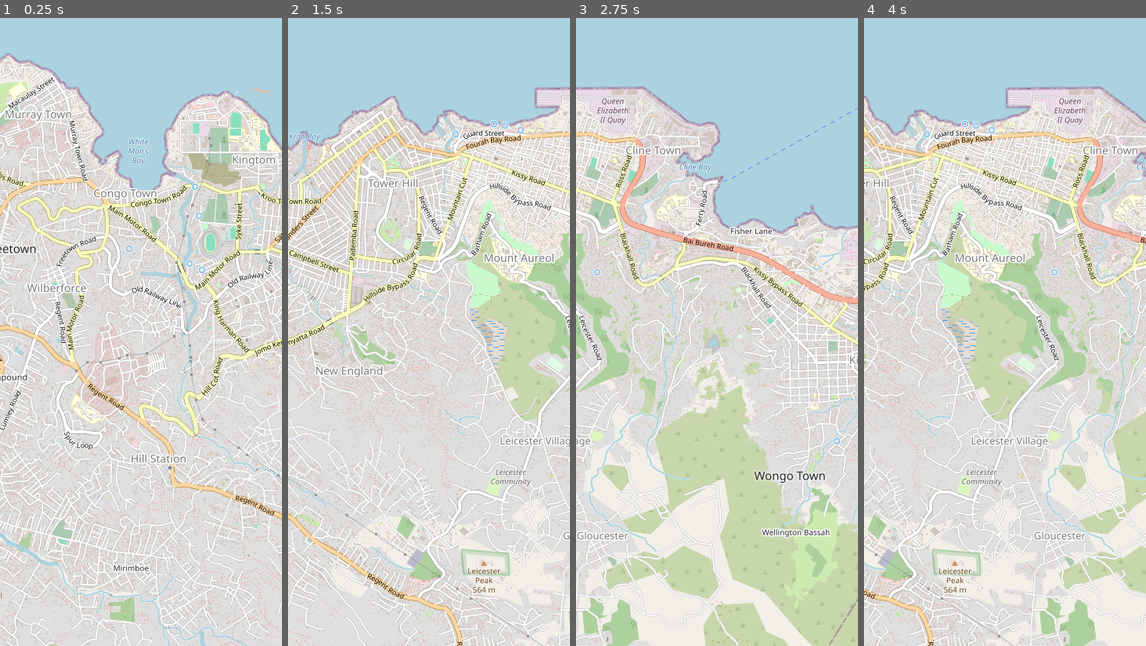
Above: before the commit, frames 1-4 (left to right).
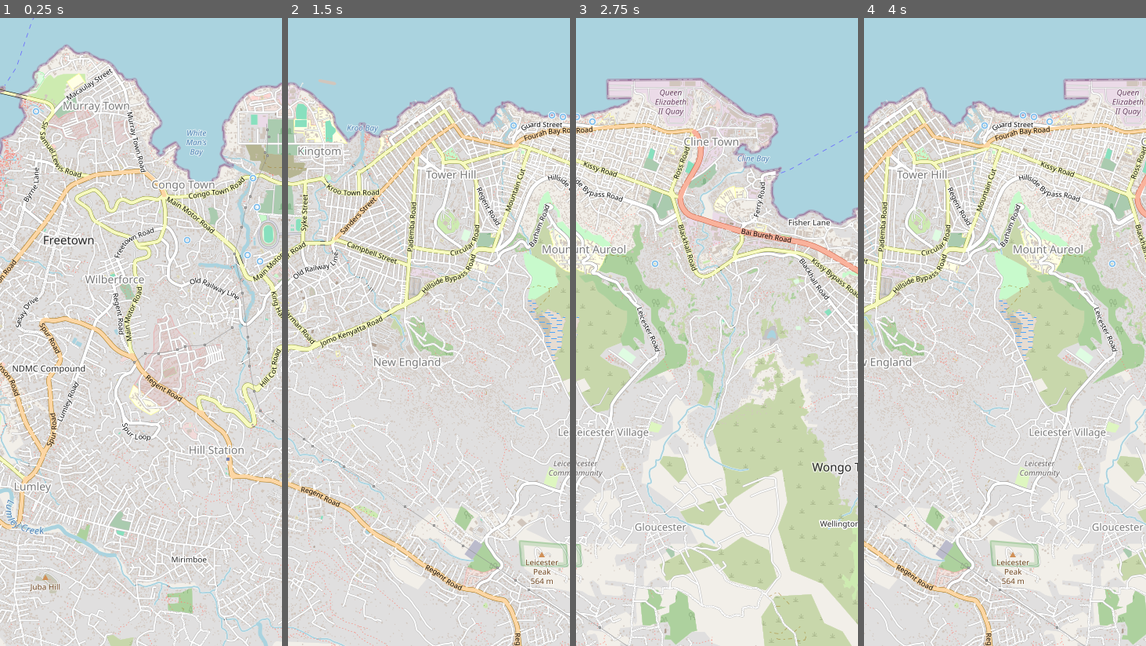
Above: after the commit, the same moments.

Repository: carabowes/Luscinia
Game: Godot game, scene res://scenes/map.tscn
Two runs of this game, one before a commit and one after it. Both use one fixed random seed, a clock stepped at 60 frames per second and the inputs below.
Inputs (mouse positions are in pixels of both pictures, inside the frame that each line leads up to):
- Up to frame 1 (0.25 s): no input
- Up to frame 2 (1.5 s): tap Enter at 0.5 s; move the mouse to (491, 300) at 0.52 s; hold D 0.53-1.25 s; hold 1 0.53-1.25 s; click (491, 300) at 0.67 s; drag from (372, 363) to (414, 457) at 1.27 s
- Up to frame 3 (2.75 s): tap Space at 2 s; move the mouse to (745, 193) at 2.02 s; hold D from 2.03 s (still down); hold 3 from 2.03 s (still down); click (745, 193) at 2.17 s
- Up to frame 4 (4 s): release D at 2.75 s; release 3 at 2.75 s; drag from (990, 457) to (920, 237) at 2.77 s; tap Enter at 3.5 s; move the mouse to (1089, 426) at 3.52 s; hold A from 3.53 s (still down); hold 2 from 3.53 s (still down); click (1089, 426) at 3.67 s

The runs differ from the first frame. In frame 1, 48% of the frame differs, in the area x 0-100%, y 0-100%; in frame 2, 43%; in frame 3, 49%, in the area x 0-100%, y 9-100%; in frame 4, 48%.

Commit message:
Mouse wheel precision zooming functionality.

Diff:
--- a/luscinia/scenes/map.gd
+++ b/luscinia/scenes/map.gd
@@ -7,30 +7,71 @@
 @export var pan_speed : float = 500
 @onready var map = $MapTexture
 
+var is_dragging = false
+var last_mouse_position = Vector2.ZERO
+
+@export var map_size = Vector2(2500,1866)
+@export var viewport_size = Vector2(1054, 933)
+
+func _ready() -> void:
+	var initial_position = (viewport_size - map_size * current_scale) / 2
+	map.position = initial_position
+	clamp_position()
+
+
 
 func _process(delta: float) -> void:
-	if Input.is_key_pressed(KEY_EQUAL):
-		current_scale += zoom_speed * delta
-	if Input.is_key_pressed(KEY_MINUS):
-		current_scale -= zoom_speed * delta
 	if Input.is_key_pressed(KEY_W):
 		map.position.y += pan_speed * delta
+		clamp_position()
 	if Input.is_key_pressed(KEY_S):
 		map.position.y -= pan_speed * delta
+		clamp_position()
 	if Input.is_key_pressed(KEY_A):
 		map.position.x += pan_speed * delta
+		clamp_position()
 	if Input.is_key_pressed(KEY_D):
 		map.position.x -= pan_speed * delta
+		clamp_position()
 
-	current_scale = clamp(current_scale, min_zoom, max_zoom)
-	map.scale = Vector2.ONE * current_scale
 
 func _input(event):
+
 	if event is InputEventMouseButton:
 		if event.button_index == MOUSE_BUTTON_WHEEL_UP:
-			current_scale += zoom_speed
+			handle_wheel_input(zoom_speed, get_global_mouse_position())
+
 		elif event.button_index == MOUSE_BUTTON_WHEEL_DOWN:
-			current_scale -= zoom_speed
+			handle_wheel_input(-zoom_speed, get_global_mouse_position())
 
-		current_scale = clamp(current_scale, min_zoom, max_zoom)
-		map.scale = Vector2.ONE * current_scale
+
+
+func handle_wheel_input(delta_zoom: float, global_mouse_position: Vector2):
+	var local_mouse_position = global_mouse_position - map.position
+	var prev_scale = current_scale
+	current_scale += delta_zoom
+	current_scale = clamp(current_scale, min_zoom, max_zoom)
+
+	if current_scale == prev_scale:
+		return
+
+	var scale_ratio = current_scale / prev_scale
+	map.scale = Vector2.ONE * current_scale
+	var focal_point_delta = local_mouse_position * (scale_ratio - 1)
+	map.position -= focal_point_delta
+	clamp_position()
+
+func clamp_position() -> void:
+		var scaled_map_size = map_size * current_scale
+
+		var min_x = viewport_size.x - scaled_map_size.x if scaled_map_size.x > viewport_size.x else 0
+		var min_y = viewport_size.y - scaled_map_size.y if scaled_map_size.y > viewport_size.y else 0
+		var max_x = 0 if scaled_map_size.x > viewport_size.x else viewport_size.x - scaled_map_size.x
+		var max_y = 0 if scaled_map_size.y > viewport_size.y else viewport_size.y - scaled_map_size.y
+
+
+
+
+
+		map.position.x = clamp(map.position.x, min_x, max_x)
+		map.position.y = clamp(map.position.y, min_y, max_y)
--- a/luscinia/scenes/map.tscn
+++ b/luscinia/scenes/map.tscn
@@ -10,6 +10,7 @@
 anchor_bottom = 1.0
 grow_horizontal = 2
 grow_vertical = 2
+mouse_filter = 2
 script = ExtResource("1_xeldf")
 
 [node name="MapTexture" type="TextureRect" parent="."]
@@ -19,10 +20,10 @@
 anchor_top = 0.5
 anchor_right = 0.5
 anchor_bottom = 0.5
-offset_left = -977.0
-offset_top = -855.0
-offset_right = 1132.0
-offset_bottom = 1011.0
+offset_left = -1382.0
+offset_top = -1308.0
+offset_right = 727.0
+offset_bottom = 558.0
 grow_horizontal = 2
 grow_vertical = 2
 texture = ExtResource("1_lett5")
